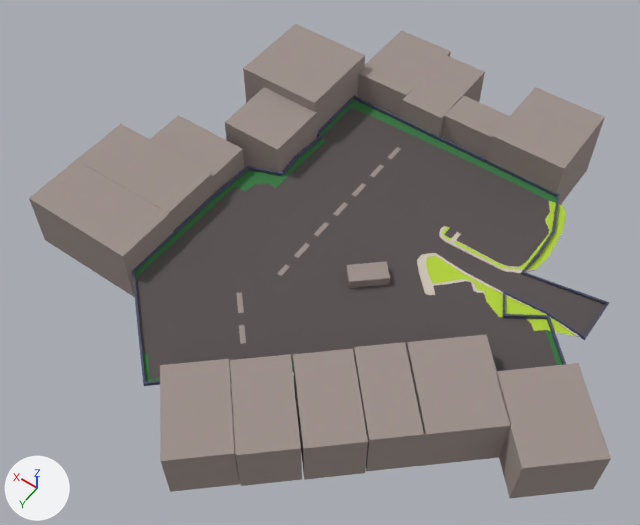
The Blender file Assets/Scenes/Levels/Level001/level.blend as it was, and as the next commit left it.
Both versions are drawn from a 50 mm camera at (-126.0, 193.0, 264.0) aimed at (-5.0, 24.0, -1.0). Arrows for +X, +Y and +Z are at lower left; the lights stay in place. The picture after the commit comes second.

In view in the first picture: 'Floor', 'Road', 'Wall', 'building01', 'building05', 'building06', 'building08', 'building09', 'building10', 'building11', 'building12', 'building13', 'building14', 'building15' and 14 more.
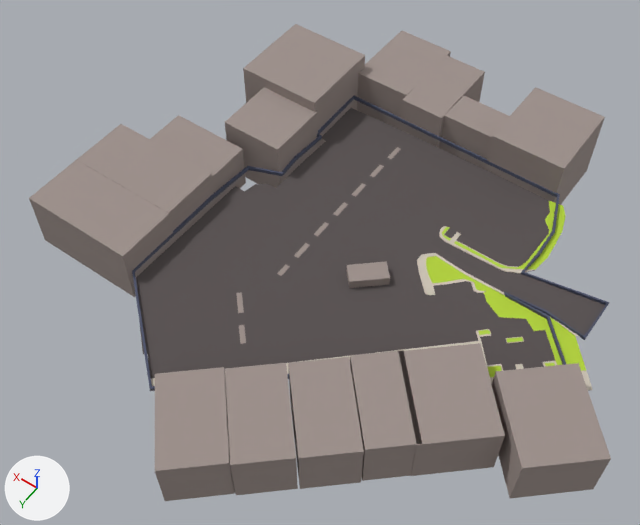
Changed parts and their boxes (x1, y1, x2, y2) in the pictures (640 x 525 px; the box of a moved part takes in the faces that stretch with it):
'Road', reshaped: before (136, 108, 605, 379); after (136, 108, 605, 391)
'building14', moved: before (406, 334, 511, 466); after (400, 343, 505, 476)
'building10', moved: before (160, 359, 240, 492); after (155, 367, 235, 501)
'building11', moved: before (230, 354, 302, 486); after (225, 363, 298, 495)
'building12', moved: before (293, 349, 368, 480); after (288, 357, 364, 489)
'building13', moved: before (354, 342, 426, 471); after (350, 350, 422, 481)
'Wall', reshaped: before (132, 96, 609, 386); after (132, 96, 609, 391)
'Floor', deleted: before (135, 100, 562, 381)
part 1 of me_plane_003, moved or reshaped: before (132, 270, 549, 386); after (132, 270, 549, 391)
part 2 of me_plane_001, cut back: before (149, 286, 580, 379); after (149, 317, 593, 391)

The change, as a list of edits to the scene's bpy script:
```text
Change me_plane_003:
    where me_plane_003.from_pydata(...)  # 92 vertices, 92 faces; spans x -105.0..49.0, y -59.0..103.0, z 0.0..2.0
    used by ob_wall; location = (0.0, 0.0, 0.0)
    before: 12 (-74.0, 23.0, 0.0), 14 (-23.0, 71.0, 0.0), 16 (12.0, 102.0, 0.0), 18 (-85.0, 34.0, 0.0), 34 (-74.0, 23.0, 2.0)
    before: 36 (-23.0, 71.0, 2.0), 38 (12.0, 102.0, 2.0) at pixel (145, 381), 40 (-85.0, 34.0, 2.0), 56 (-74.0, 24.0, 0.0), 58 (-24.0, 72.0, 0.0)
    before: 60 (12.0, 103.0, 0.0) at pixel (143, 386), 62 (-85.0, 35.0, 0.0), 78 (-74.0, 24.0, 2.0), 80 (-24.0, 72.0, 2.0), 82 (12.0, 103.0, 2.0) at pixel (143, 383)
    before: 84 (-85.0, 35.0, 2.0)
    me_plane_003 part 1
    add for i in [16, 38, 60, 82]: me_plane_003.vertices[i].co += Vector((-3.0, 0.0, 0.0))
    add for i in [14, 36, 58, 80]: me_plane_003.vertices[i].co += Vector((-2.0, 1.0, 0.0))
    add for i in [12, 34, 56, 78]: me_plane_003.vertices[i].co += Vector((-1.0, 4.0, 0.0))
    add for i in [18, 40, 62, 84]: me_plane_003.vertices[i].co += Vector((2.0, 1.0, 0.0))
    me_plane_003.vertices[10].co: (-74.0, 7.0, 0.0) -> (-71.0, -2.0, 0.0)  # pixel (502, 317) -> pixel (505, 297)
    me_plane_003.vertices[32].co: (-74.0, 7.0, 2.0) -> (-71.0, -2.0, 2.0)  # pixel (503, 315) -> pixel (506, 294)
    me_plane_003.vertices[52].co: (-70.0, -2.0, 0.0) -> (-71.0, -2.0, 0.0)
    me_plane_003.vertices[54].co: (-74.0, 6.0, 0.0) -> (-71.0, -2.0, 0.0)  # not seen -> pixel (507, 297)
    me_plane_003.vertices[74].co: (-70.0, -2.0, 2.0) -> (-71.0, -2.0, 2.0)  # pixel (504, 292) -> pixel (508, 294)
    me_plane_003.vertices[76].co: (-74.0, 6.0, 2.0) -> (-71.0, -2.0, 2.0)  # pixel (505, 313) -> pixel (508, 294)
Change me_plane_001:
    used by ob_road; location = (-77.3, -9.1, 0.0)
    remove me_plane_001.from_pydata(...)  # 479 vertices, 312 faces; spans x -25.0..123.0, y -46.0..109.0, z 0.0..1.0
    add me_plane_001.from_pydata(...)  # 589 vertices, 405 faces; spans x -36.0..123.0, y -46.0..112.0, z 0.0..1.0
    me_plane_001 part 2: 7 vertices removed from x -21.0..5.0, y 8.0..41.0, z 0.0; 117 vertices added at x -36.0..89.0, y 19.0..112.0, z 0.0..1.0
Remove ob_floor:
    ob_floor = bpy.data.objects.new('Floor', me_plane)
    ob_floor.location = (0.0, 0.0, 0.0)
Change ob_building10:
    ob_building10.location: (-13.1, 103.1, 0.0) -> (-13.8, 106.6, 0.0)
Change ob_building11:
    ob_building11.location: (-29.7, 89.0, 0.0) -> (-30.4, 92.5, 0.0)
Change ob_building12:
    ob_building12.location: (-45.4, 75.0, 0.0) -> (-46.1, 78.5, 0.0)
Change ob_building13:
    ob_building13.location: (-59.6, 61.5, 0.0) -> (-60.3, 65.0, 0.0)
Change ob_building14:
    ob_building14.location: (-76.3, 46.5, 0.0) -> (-76.3, 50.9, 0.0)
```
